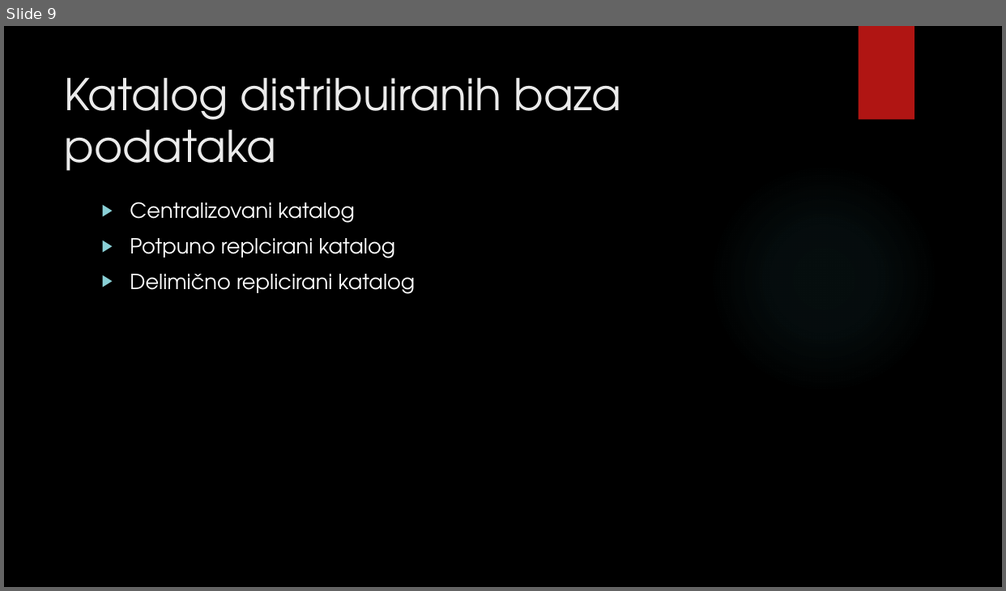
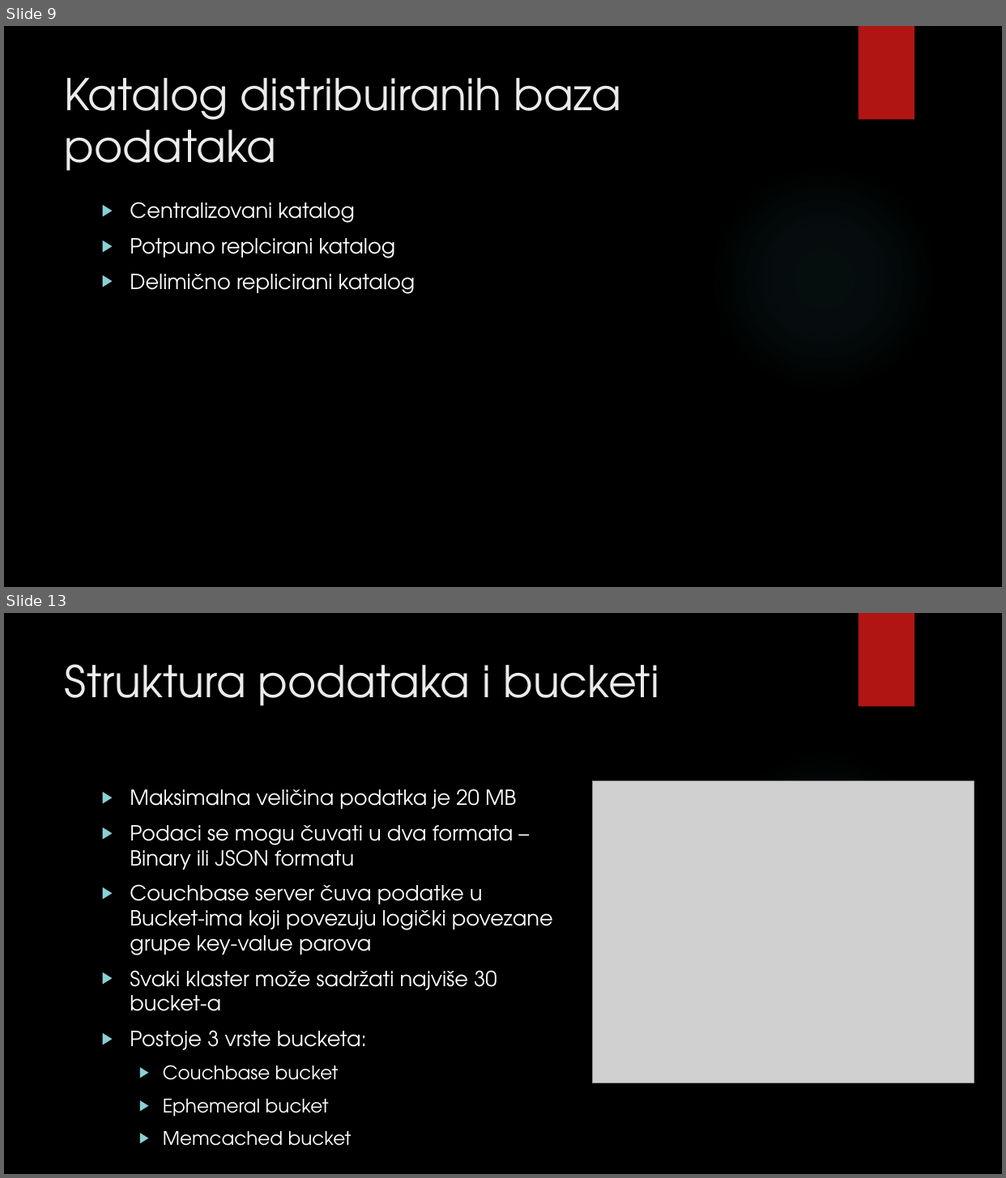
Before and after one commit to Rista5/DBMS, a slide deck: Distribuirane baze/Distribuirane baze podataka.pptx. Shown one above the other, each under a label of ours: slide 9 before the commit, slides 9 and 13 after it; the slides between them are not shown. The pictures are 1006x591 and 1006x1178 pixels, drawn with LibreOffice and Linux fonts; fonts in the diff are those of the drawing; grey boxes stand for pictures; background and template pictures are left out. Boxes give left, top, right and bottom in pixels: in the first picture for what was removed or moved away, otherwise in the second. Text is boxed around its words. In the diff, an @@ line names an element or a change of style, - is before the commit and + after.

```diff
--- a/Distribuirane baze/Distribuirane baze podataka.pptx
+++ b/Distribuirane baze/Distribuirane baze podataka.pptx
@@ slide 13 added at [4, 613, 1002, 1174], background picture (left out); not listed: 2 template elements that a slide beside it also shows @@
@@ title added at [65, 664, 659, 706], 42 pt, text #EBEBEB @@
+Struktura podataka i bucketi
@@ picture added at [592, 781, 974, 1084] @@
@@ text added at [130, 789, 553, 1146], 20 pt, text #FFFFFF @@
+▶ Maksimalna veličina podatka je 20 MB
+▶ Podaci se mogu čuvati u dva formata – Binary ili JSON formatu
+▶ Couchbase server čuva podatke u Bucket-ima koji povezuju logički povezane grupe key-value parova
+▶ Svaki klaster može sadržati najviše 30 bucket-a
+▶ Postoje 3 vrste bucketa:
+  ▶ Couchbase bucket
+  ▶ Ephemeral bucket
+  ▶ Memcached bucket
```
Also in this commit, not shown: 1 slide changed, 11 other slides added, 2 other files.
